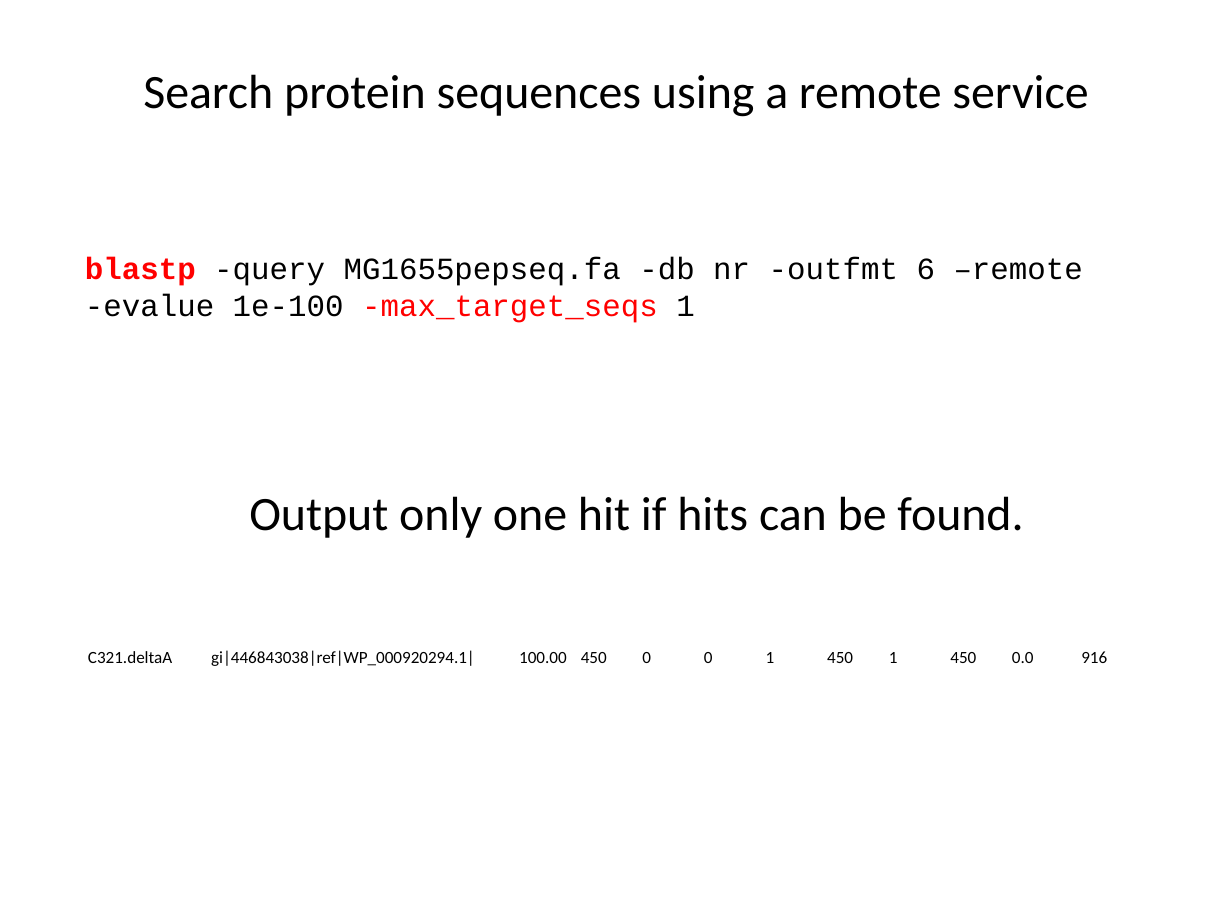
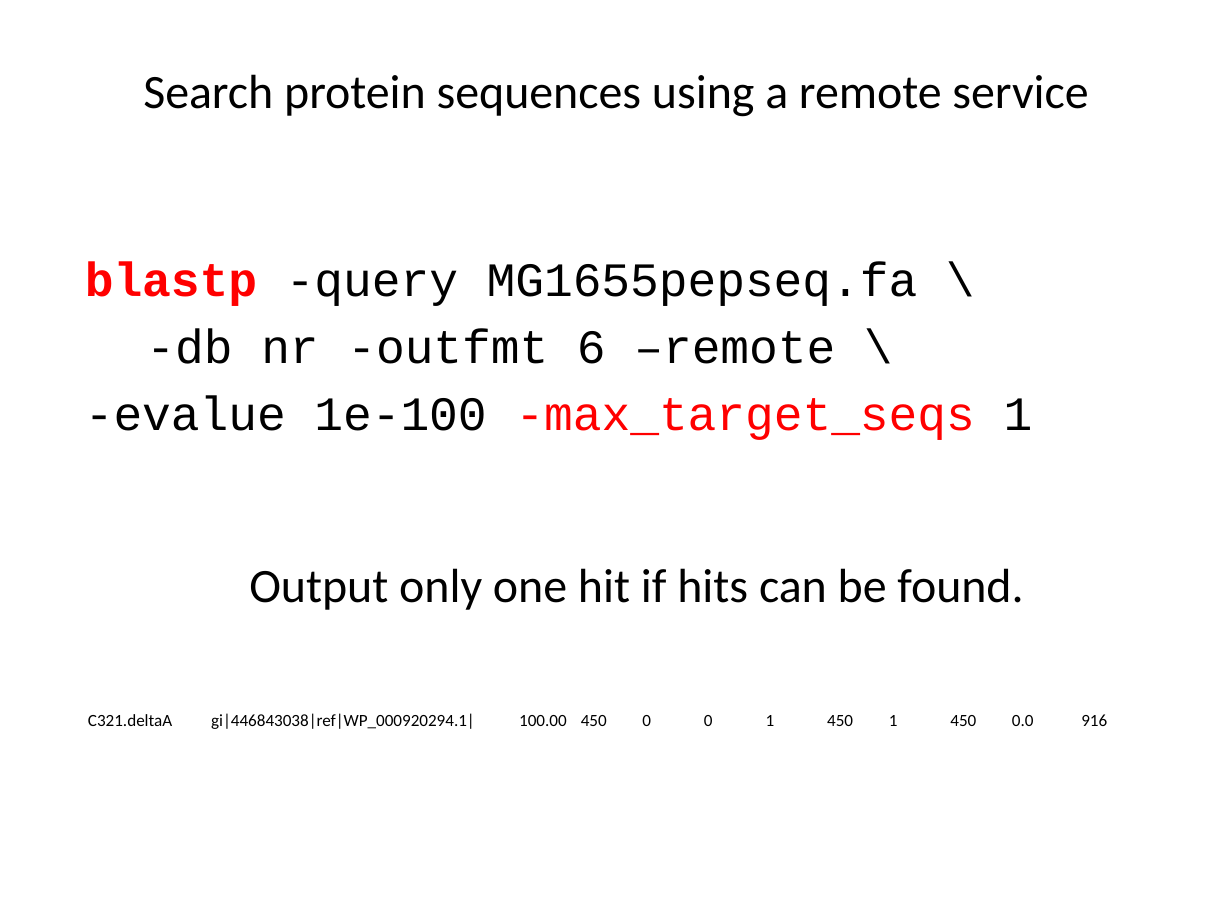
Before and after one commit to liu3zhenlab/teaching, a slide deck: slide 17 of PLPTH813Bioinformatis/2021/labs/lab05_alignment.pptx (slide 16 before the commit). Drawn at 1232x924 pixels with LibreOffice and Linux fonts; fonts in the diff are those of the drawing. Boxes give left, top, right and bottom in pixels: in the first picture for what was removed or moved away, otherwise in the second. Text is boxed around its words. In the diff, an @@ line names an element or a change of style, - is before the commit and + after.

```diff
--- a/PLPTH813Bioinformatis/2021/labs/lab05_alignment.pptx
+++ b/PLPTH813Bioinformatis/2021/labs/lab05_alignment.pptx
@@ text at (85, 261, 1033, 440): text changed; size 18 to 28 pt @@
-blastp -query MG1655pepseq.fa -db nr -outfmt 6 –remote -evalue 1e-100 -max_target_seqs 1
+blastp -query MG1655pepseq.fa \
+-db nr -outfmt 6 –remote \
+-evalue 1e-100 -max_target_seqs 1
@@ text "Output only one hit if ...": place and size @@
-text "Output only one hit if ..." at (249, 496, 1023, 538)
+text "Output only one hit if ..." at (249, 568, 1023, 610)
@@ text "C321.deltaA gi|446843038|ref|WP_000920294.1| 100.00 450 0 ...": place and size @@
-text "C321.deltaA gi|446843038|ref|WP_000920294.1| 100.00 450 0 ..." at (88, 650, 1107, 666)
+text "C321.deltaA gi|446843038|ref|WP_000920294.1| 100.00 450 0 ..." at (88, 713, 1107, 729)
```
Also in this commit, not shown: 18 other slides changed, 1 slide added.
